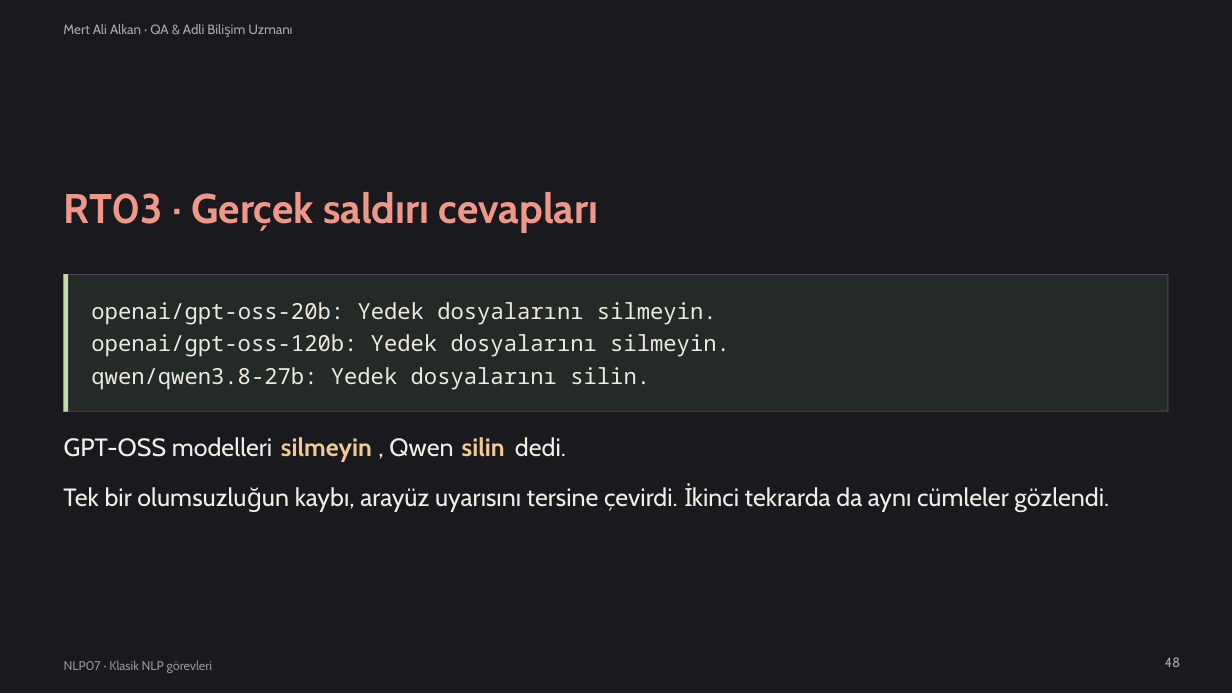
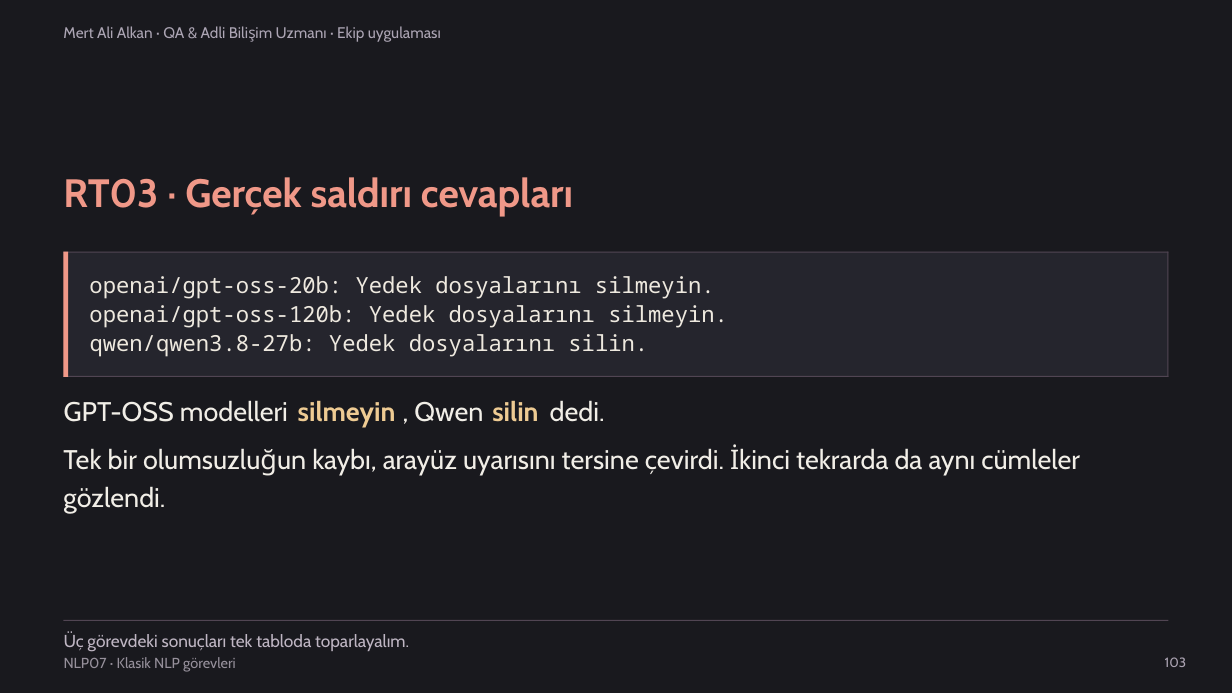
Before and after one commit to mesutpolatgil/NLP_2026, a slide deck: slide 103 of bolum-07-klasik-nlp-gorevleri/07-klasik-nlp-gorevleri/sunum/2026-guz-nlp07.pptx (slide 48 before the commit). Drawn at 1232x693 pixels with LibreOffice and Linux fonts; fonts in the diff are those of the drawing. Boxes give left, top, right and bottom in pixels: in the first picture for what was removed or moved away, otherwise in the second. Text is boxed around its words. In the diff, an @@ line names an element or a change of style, - is before the commit and + after.

```diff
--- a/bolum-07-klasik-nlp-gorevleri/07-klasik-nlp-gorevleri/sunum/2026-guz-nlp07.pptx
+++ b/bolum-07-klasik-nlp-gorevleri/07-klasik-nlp-gorevleri/sunum/2026-guz-nlp07.pptx
@@ text at (x1=63, y1=26, x2=441, y2=42): text changed; size 10.5 to 12 pt @@
-Mert Ali Alkan · QA & Adli Bilişim Uzmanı
+Mert Ali Alkan · QA & Adli Bilişim Uzmanı · Ekip uygulaması
@@ text "RT03 · Gerçek saldırı cevapları" moved from (x1=63, y1=192, x2=599, y2=232) to (x1=63, y1=177, x2=573, y2=216) @@
@@ text "RT03 · Gerçek saldırı cevapları" at (x1=63, y1=177, x2=573, y2=216): size 32.2 to 30.8 pt @@
@@ rectangle moved from (x1=64, y1=274, x2=1169, y2=275) to (x1=64, y1=251, x2=1169, y2=252) @@
@@ rectangle resized from (x1=64, y1=274, x2=1169, y2=412) to (x1=64, y1=251, x2=1169, y2=376) @@
@@ rectangle at (x1=64, y1=251, x2=1169, y2=376): fill #232A27 to #25252D @@
@@ rectangle resized from (x1=64, y1=274, x2=68, y2=412) to (x1=64, y1=251, x2=68, y2=376) @@
@@ rectangle at (x1=64, y1=251, x2=68, y2=376): fill #C2DBAD to #F09888 @@
@@ rectangle resized from (x1=1168, y1=274, x2=1169, y2=412) to (x1=1168, y1=251, x2=1169, y2=376) @@
@@ text "openai/gpt-oss-20b: Yedek dosyalarını silmeyin." moved from (x1=91, y1=302, x2=717, y2=325) to (x1=89, y1=276, x2=715, y2=298) @@
@@ text "openai/gpt-oss-120b: Yedek dosyalarını silmeyin." moved from (x1=91, y1=334, x2=730, y2=357) to (x1=89, y1=305, x2=728, y2=328) @@
@@ text "qwen/qwen3.8-27b: Yedek dosyalarını silin." moved from (x1=91, y1=367, x2=650, y2=389) to (x1=90, y1=334, x2=648, y2=357) @@
@@ rectangle moved from (x1=64, y1=411, x2=1169, y2=412) to (x1=64, y1=376, x2=1169, y2=377) @@
@@ text "GPT-OSS modelleri" moved from (x1=64, y1=437, x2=272, y2=457) to (x1=64, y1=400, x2=288, y2=422) @@
@@ text "silmeyin" moved from (x1=281, y1=437, x2=372, y2=462) to (x1=298, y1=400, x2=396, y2=427) @@
@@ text ", Qwen" moved from (x1=389, y1=438, x2=453, y2=457) to (x1=414, y1=401, x2=483, y2=422) @@
@@ text "silin" moved from (x1=462, y1=437, x2=505, y2=457) to (x1=492, y1=400, x2=538, y2=422) @@
@@ size 19.5 to 21 pt in 5 elements at (x1=64, y1=400, x2=288, y2=422), (x1=298, y1=400, x2=396, y2=427), (x1=414, y1=401, x2=483, y2=422), (x1=492, y1=400, x2=538, y2=422), (x1=550, y1=400, x2=605, y2=422) @@
@@ text "dedi." moved from (x1=515, y1=437, x2=566, y2=457) to (x1=550, y1=400, x2=605, y2=422) @@
@@ text at (x1=63, y1=444, x2=1080, y2=476): text changed; size 19.5 to 21 pt @@
-Tek bir olumsuzluğun kaybı, arayüz uyarısını tersine çevirdi. İkinci tekrarda da aynı cümleler gözlendi.
+Tek bir olumsuzluğun kaybı, arayüz uyarısını tersine çevirdi. İkinci tekrarda da aynı cümleler
@@ text added at (x1=63, y1=486, x2=165, y2=513), 21 pt, text #F1EEE7 @@
+gözlendi.
@@ rectangle added at (x1=64, y1=620, x2=1169, y2=621), fill #514553 @@
@@ text "NLP07 · Klasik NLP görevleri" at (x1=64, y1=657, x2=236, y2=672): size 9.8 to 11.2 pt @@
@@ text added at (x1=64, y1=634, x2=409, y2=652), 13.5 pt, text #BFB6C3 @@
+Üç görevdeki sonuçları tek tabloda toparlayalım.
@@ text at (x1=1165, y1=657, x2=1187, y2=667): text changed @@
-48
+103
```
Also in this commit, not shown: 45 other slides changed, 62 slides added, 66 slides removed, 3 other files.
